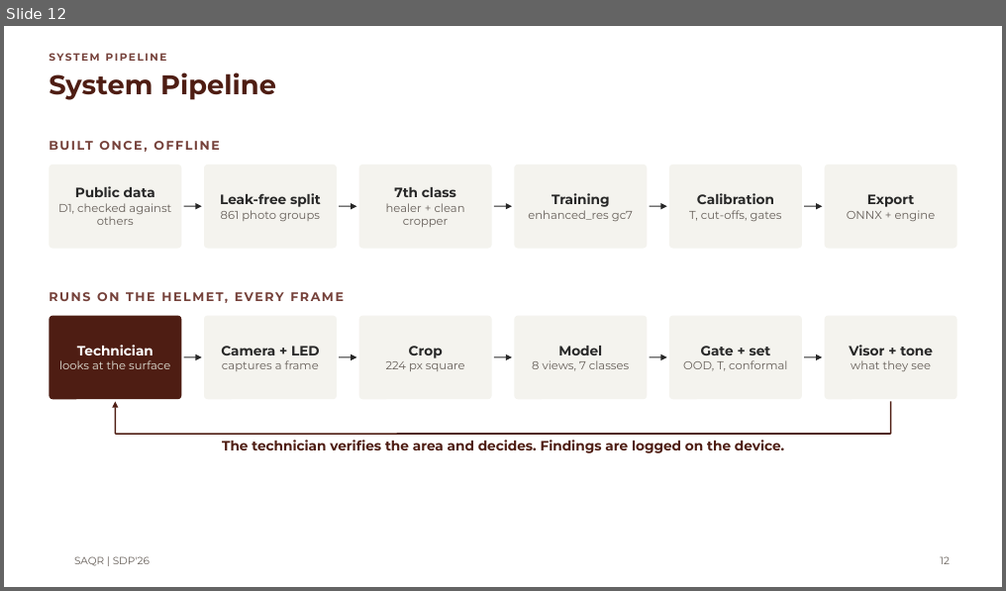
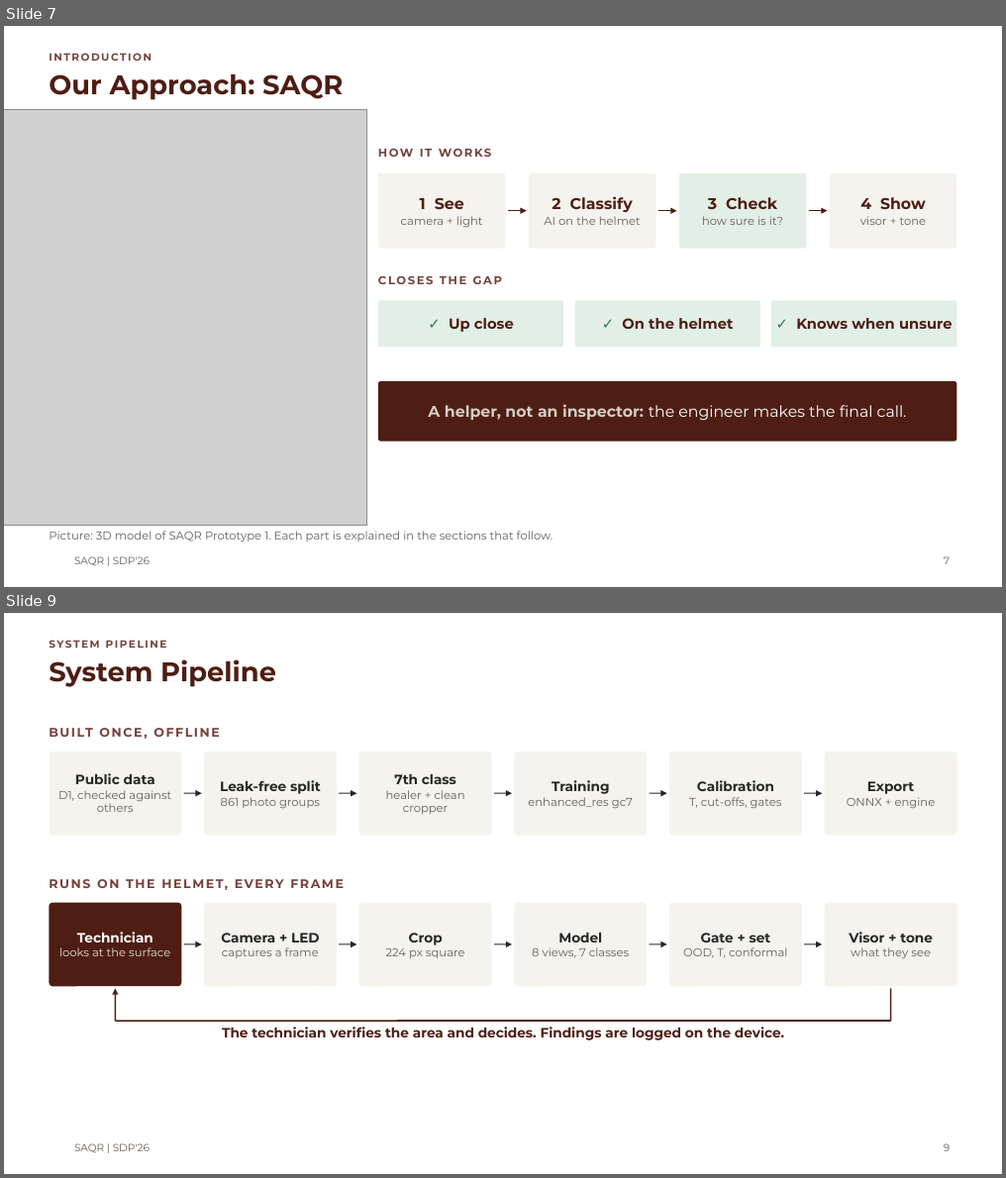
Before and after one commit to MASAR-AUS/SAQR, a slide deck: SAQR CMP490 Presentation.pptx. Shown one above the other, each under a label of ours: slide 12 before the commit, slides 7 and 9 after it; the slides between them are not shown. The pictures are 1006x591 and 1006x1178 pixels, drawn with LibreOffice and Linux fonts; fonts in the diff are those of the drawing; grey boxes stand for pictures; background and template pictures are left out. Boxes give left, top, right and bottom in pixels: in the first picture for what was removed or moved away, otherwise in the second. Text is boxed around its words. In the diff, an @@ line names an element or a change of style, - is before the commit and + after.

```diff
--- a/SAQR CMP490 Presentation.pptx
+++ b/SAQR CMP490 Presentation.pptx
@@ slide 7 added at [4,26,1002,587], background #FFFFFF; not listed: 1 template element that a slide beside it also shows @@
@@ text added at [49,53,152,61], 10 pt, text #75413A, bold @@
+INTRODUCTION
@@ title added at [49,74,343,100], 26 pt, text #4E1D13, bold @@
+Our Approach: SAQR
@@ picture added at [4,109,367,525] @@
@@ text added at [378,149,492,157], 11 pt, text #75413A, bold @@
+HOW IT WORKS
@@ rounded rectangle added at [378,174,506,249], fill #F4F3EE, 11 pt, text #665F59 @@
+1 See
+camera + light
@@ rounded rectangle added at [529,174,656,249], fill #F4F3EE, 11 pt, text #665F59 @@
+2 Classify
+AI on the helmet
@@ rounded rectangle added at [679,174,807,249], fill #E2EFE6, 11 pt, text #665F59 @@
+3 Check
+how sure is it?
@@ rounded rectangle added at [830,174,957,249], fill #F4F3EE, 11 pt, text #665F59 @@
+4 Show
+visor + tone
@@ arrow added from (508, 211) to (527, 211), #4E1D13 1.5 pt @@
@@ arrow added from (658, 211) to (677, 211), #4E1D13 1.5 pt @@
@@ arrow added from (809, 211) to (828, 211), #4E1D13 1.5 pt @@
@@ text added at [378,276,502,284], 11 pt, text #75413A, bold @@
+CLOSES THE GAP
@@ rounded rectangle added at [378,301,564,347], fill #E2EFE6, 14 pt, text #4E1D13, bold @@
+✓ Up close
@@ rounded rectangle added at [575,301,761,347], fill #E2EFE6, 14 pt, text #4E1D13, bold @@
+✓ On the helmet
@@ rounded rectangle added at [771,301,957,347], fill #E2EFE6, 14 pt, text #4E1D13, bold @@
+✓ Knows when unsure
@@ rounded rectangle added at [378,381,957,442], fill #4E1D13, 15 pt, text #FFFFFF @@
+A helper, not an inspector: the engineer makes the final call.
@@ text added at [49,531,553,542], 11 pt, text #665F59 @@
+Picture: 3D model of SAQR Prototype 1. Each part is explained in the sections that follow.
@@ page number added at [944,557,949,565], 10 pt, text #665F59 @@
+7
@@ what was slide 12 is now slide 9 @@
@@ page number at [944,1144,949,1152]: text changed @@
-12
+9
```
Also in this commit, not shown: 12 slides changed, 3 other slides added, 2 slides removed.
